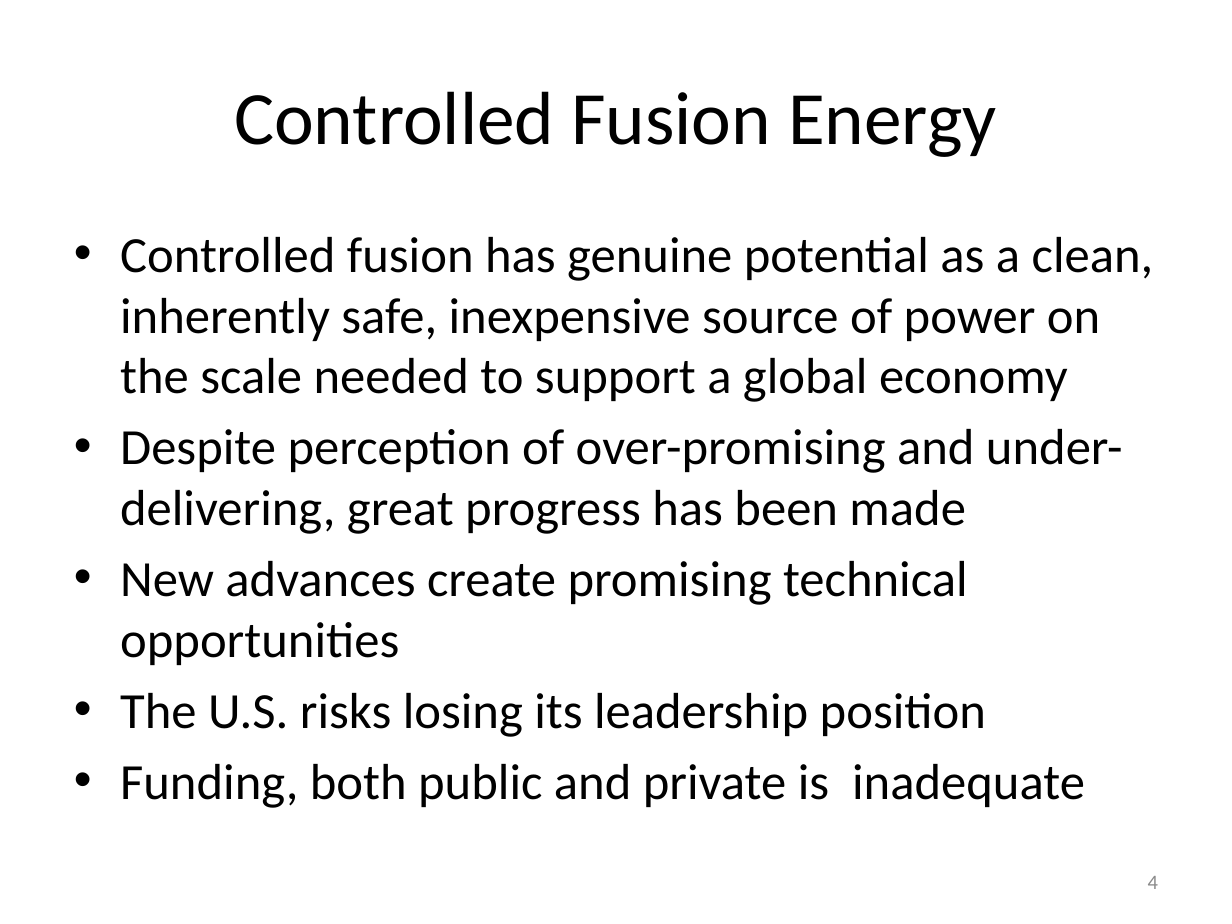
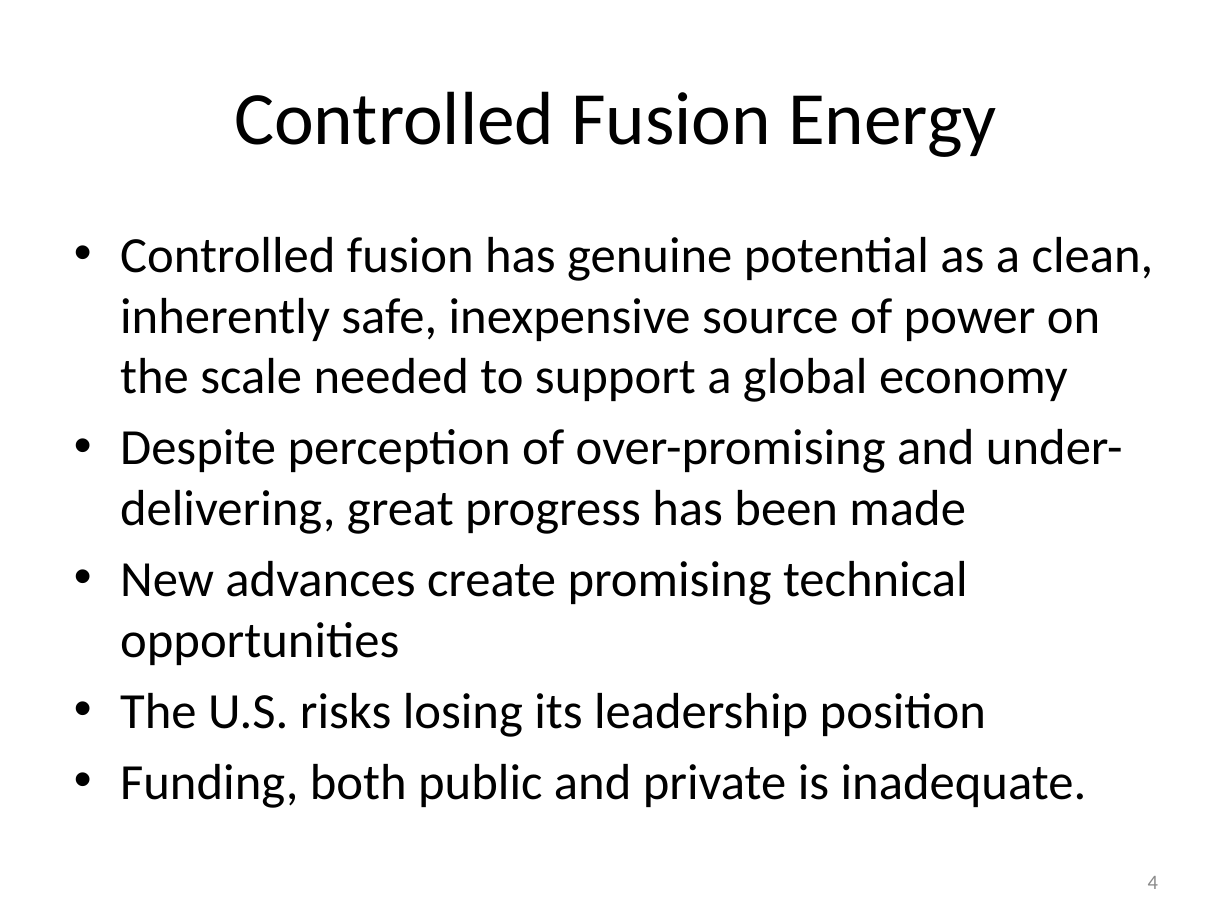
Before and after one commit to StellarEnergyFoundation/Presentations, a slide deck: slide 4 of stellar_shortresaved042118.pptx. Drawn at 1232x924 pixels with LibreOffice and Linux fonts; fonts in the diff are those of the drawing. Boxes give left, top, right and bottom in pixels: in the first picture for what was removed or moved away, otherwise in the second. Text is boxed around its words. In the diff, an @@ line names an element or a change of style, - is before the commit and + after.

Commit message:
Add files via upload
Corrected some typos which Karen spotted.

```diff
--- a/stellar_shortresaved042118.pptx
+++ b/stellar_shortresaved042118.pptx
@@ text at [120,764,1087,808]: text changed @@
-• Funding, both public and private is inadequate
+• Funding, both public and private is inadequate.
```
Also in this commit, not shown: 4 other slides changed.
